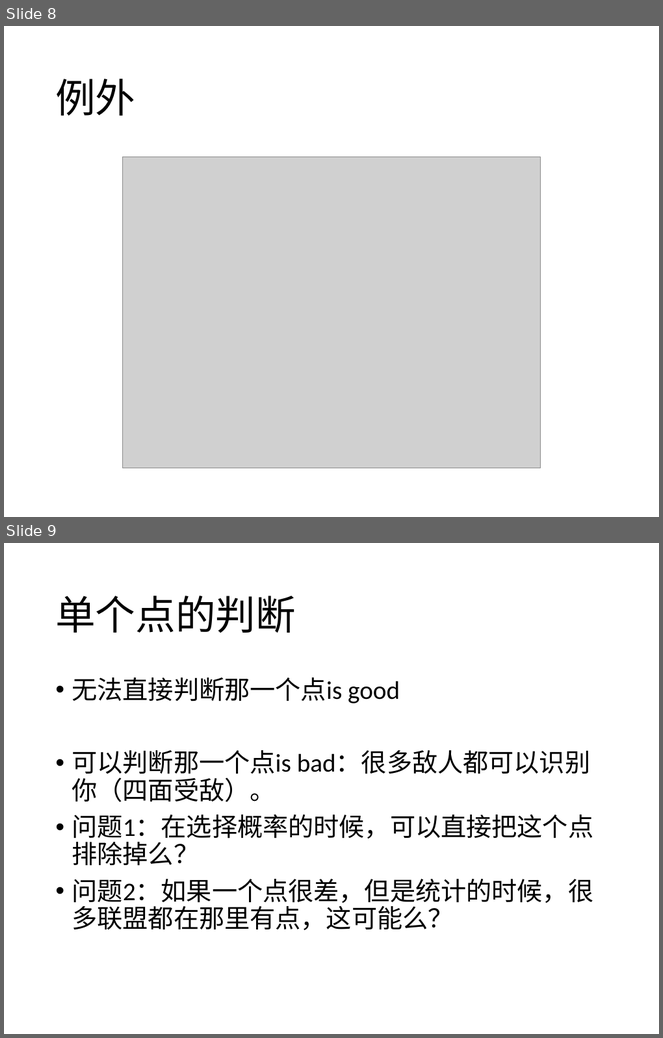
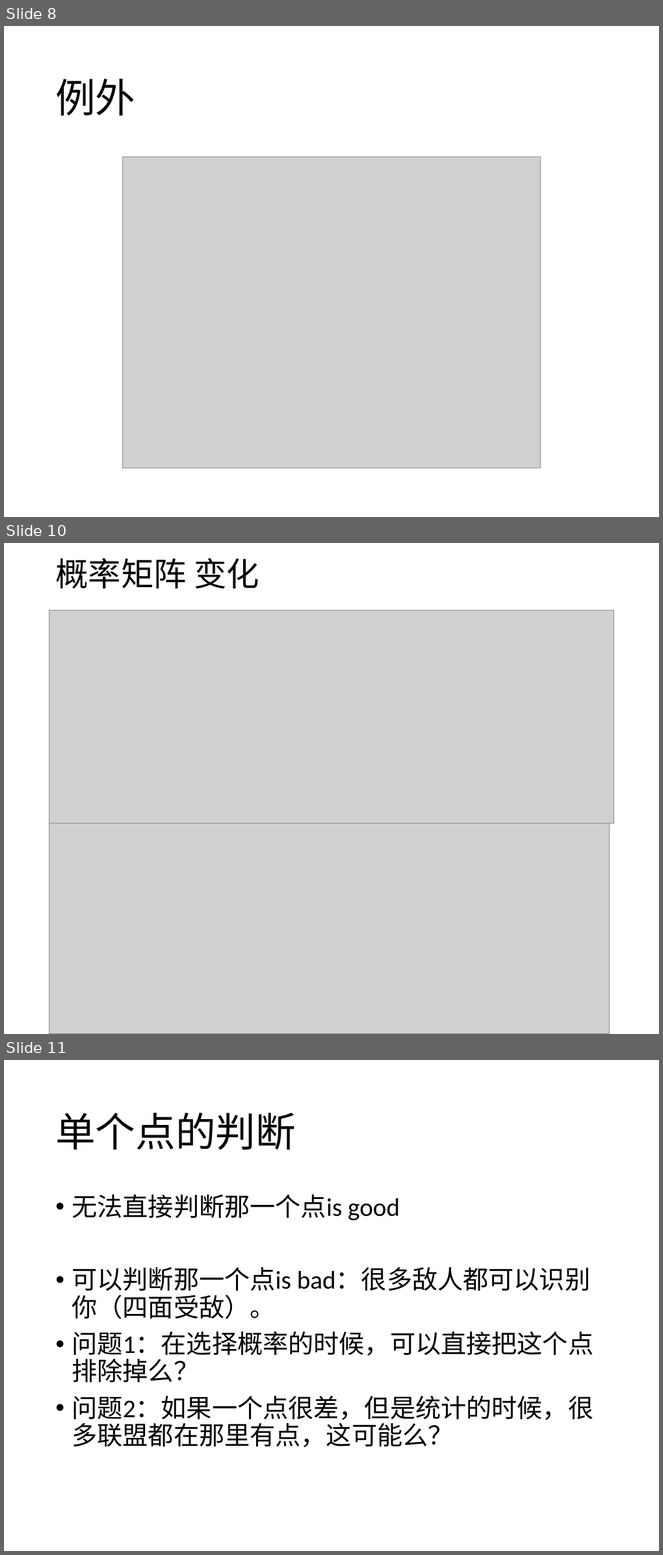
Before and after one commit to caitaozhan/CoalitionFormationInGames, a slide deck: version_0.2.pptx. Shown one above the other, each under a label of ours: slides 8 and 9 before the commit, slides 8, 10 and 11 after it; the slides between them are not shown. The pictures are 663x1038 and 663x1555 pixels, drawn with LibreOffice and Linux fonts; fonts in the diff are those of the drawing; grey boxes stand for pictures. Boxes give left, top, right and bottom in pixels: in the first picture for what was removed or moved away, otherwise in the second. Text is boxed around its words. In the diff, an @@ line names an element or a change of style, - is before the commit and + after.

```diff
--- a/version_0.2.pptx
+++ b/version_0.2.pptx
@@ slide 10 added at <box>4,543,659,1034</box>, background #FFFFFF @@
@@ title added at <box>55,558,259,589</box>, 36 pt, text #000000 @@
+概率矩阵 变化
@@ picture added at <box>50,611,614,823</box> @@
@@ picture added at <box>50,823,609,1034</box> @@
@@ what was slide 9 is now slide 11 @@
```
Also in this commit, not shown: 1 other slide added, 36 other files.
